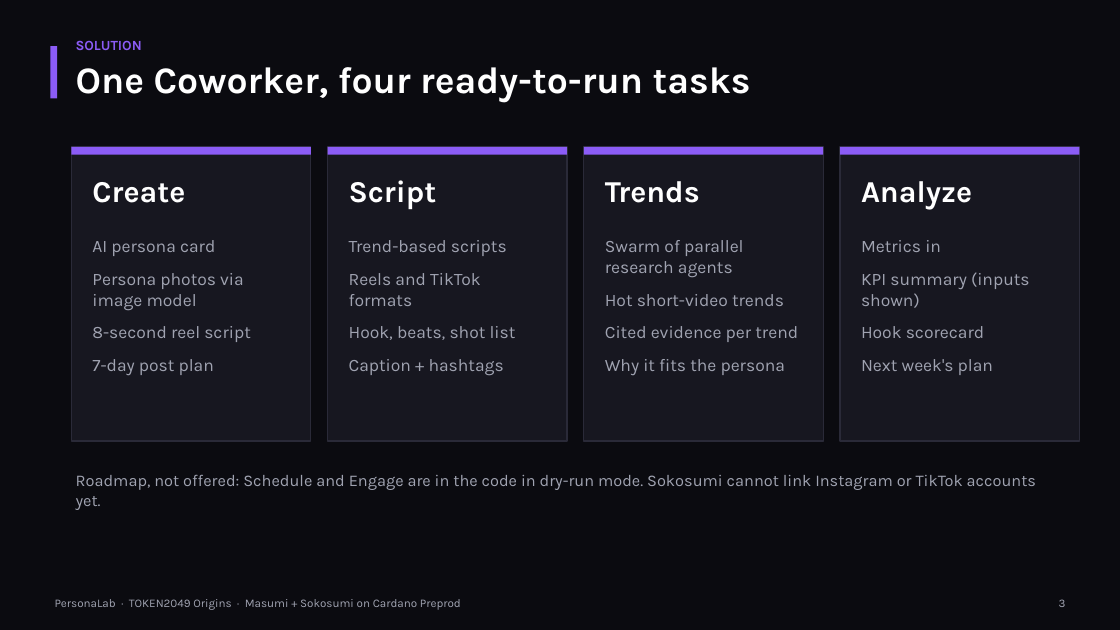
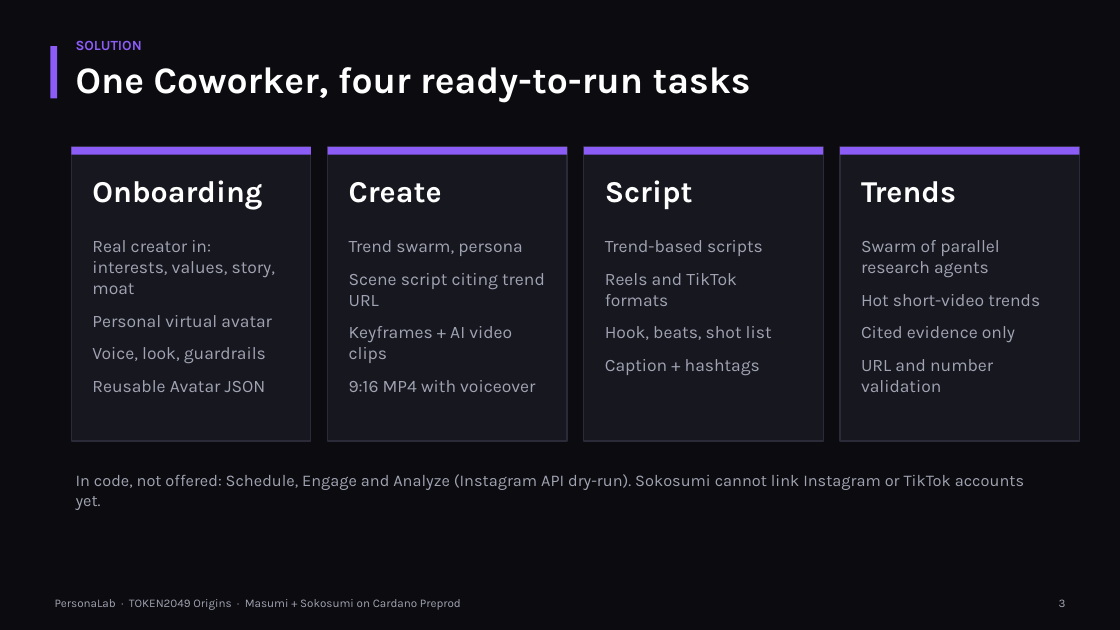
Before and after one commit to ixgnoy/Xlab, a slide deck: slide 3 of docs/deck/PersonaLab.pptx. Drawn at 1120x630 pixels with LibreOffice and Linux fonts; fonts in the diff are those of the drawing. Boxes give left, top, right and bottom in pixels: in the first picture for what was removed or moved away, otherwise in the second. Text is boxed around its words. In the diff, an @@ line names an element or a change of style, - is before the commit and + after.

```diff
--- a/docs/deck/PersonaLab.pptx
+++ b/docs/deck/PersonaLab.pptx
@@ text at <box>92,180,262,210</box>: text changed @@
-Create
+Onboarding
@@ text at <box>349,182,442,203</box>: text changed @@
-Script
+Create
@@ text at <box>605,180,693,210</box>: text changed @@
-Trends
+Script
@@ text at <box>861,181,956,203</box>: text changed @@
-Analyze
+Trends
@@ text at <box>92,240,275,392</box>: text changed @@
-AI persona card
-Persona photos via image model
-8-second reel script
-7-day post plan
+Real creator in: interests, values, story, moat
+Personal virtual avatar
+Voice, look, guardrails
+Reusable Avatar JSON
@@ text at <box>349,240,545,392</box>: text changed @@
-Trend-based scripts
-Reels and TikTok formats
-Hook, beats, shot list
-Caption + hashtags
+Trend swarm, persona
+Scene script citing trend URL
+Keyframes + AI video clips
+9:16 MP4 with voiceover
@@ text at <box>605,240,772,375</box>: text changed @@
-Swarm of parallel research agents
-Hot short-video trends
-Cited evidence per trend
-Why it fits the persona
+Trend-based scripts
+Reels and TikTok formats
+Hook, beats, shot list
+Caption + hashtags
@@ text at <box>861,240,1015,392</box>: text changed @@
-Metrics in
-KPI summary (inputs shown)
-Hook scorecard
-Next week's plan
+Swarm of parallel research agents
+Hot short-video trends
+Cited evidence only
+URL and number validation
@@ text at <box>76,474,1024,510</box>: text changed @@
-Roadmap, not offered: Schedule and Engage are in the code in dry-run mode. Sokosumi cannot link Instagram or TikTok accounts yet.
+In code, not offered: Schedule, Engage and Analyze (Instagram API dry-run). Sokosumi cannot link Instagram or TikTok accounts yet.
```
Also in this commit, not shown: 8 other slides changed, 6 other files.
